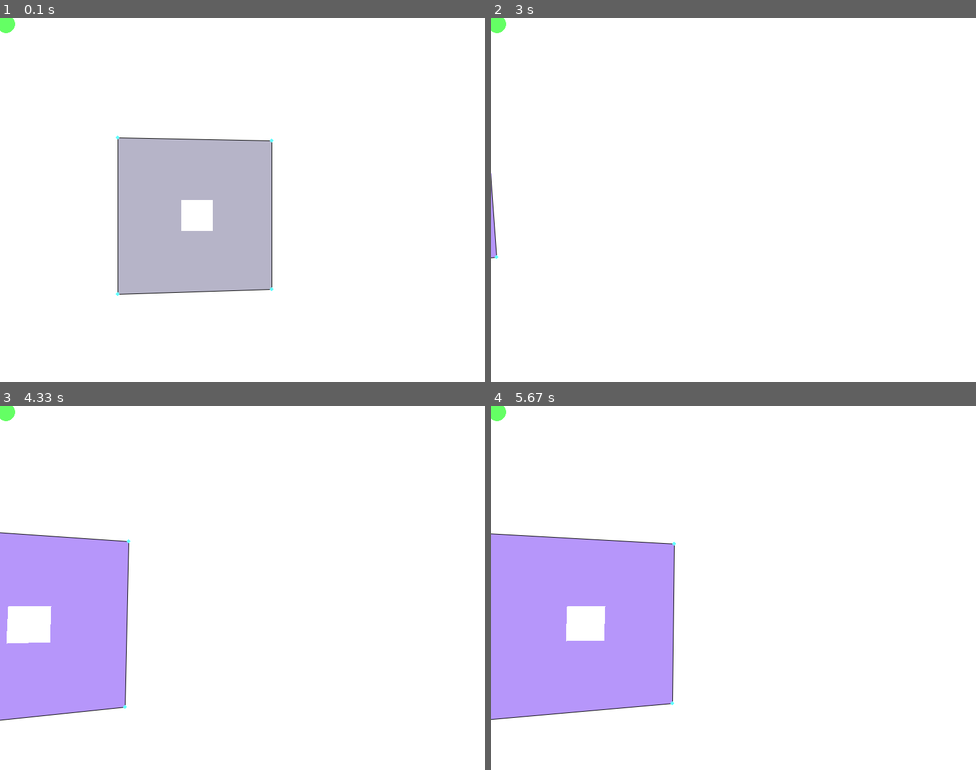
Above: before the commit, frames 1-4 (two rows, left to right).
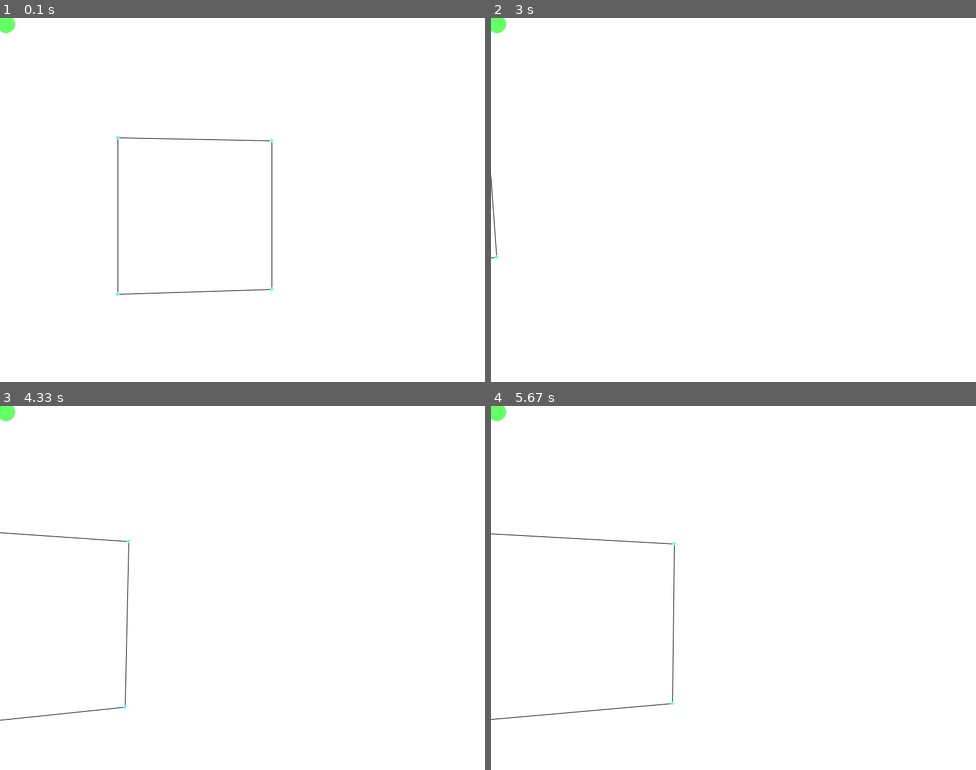
Above: after the commit, the same moments.

Repository: qsorix/draw-3d
Game: pygame game, started from main.py
Same seed, same stepped clock (60 frames per second), same inputs: the game is played once before the commit and once after it.
Inputs (mouse positions are in pixels of both pictures, inside the frame that each line leads up to):
- Up to frame 1 (0.1 s): no input
- Up to frame 2 (3 s): tap Space at 0.33 s; click (733, 221) at 0.72 s; hold Right 1-1.47 s; hold D 1-1.47 s; move the mouse to (617, 203) at 1.03 s; hold Right 1.83-2.3 s; hold D 1.83-2.3 s; move the mouse to (806, 72) at 1.87 s; hold Left 2.33-2.87 s; hold A 2.33-2.87 s; move the mouse to (791, 232) at 2.37 s; hold Down from 2.9 s (still down); hold S from 2.9 s (still down); move the mouse to (743, 76) at 2.93 s
- Up to frame 3 (4.33 s): release Down at 3.2 s; release S at 3.2 s; hold Left 3.23-3.63 s; hold A 3.23-3.63 s; move the mouse to (67, 577) at 3.27 s; hold Up 3.67-4.03 s; hold W 3.67-4.03 s; move the mouse to (247, 624) at 3.7 s; hold Right from 4.07 s (still down); hold D from 4.07 s (still down); move the mouse to (227, 526) at 4.1 s
- Up to frame 4 (5.67 s): release Right at 4.7 s; release D at 4.7 s; hold Left 5.13-5.6 s; hold A 5.13-5.6 s; move the mouse to (655, 467) at 5.17 s; hold Right from 5.63 s (still down); hold D from 5.63 s (still down)

The runs differ from the first frame. In frame 1, 13% of the frame differs, in the area x 24-56%, y 33-76%; in frame 2, 0.1%; in frame 3, 12%; in frame 4, 17%, in the area x 0-38%, y 35-87%.

Commit message:
Remove old code that tried to create walls, and introduce arrangement in place. not enabled yet

Diff:
--- a/main.py
+++ b/main.py
@@ -142,9 +142,6 @@
         self.add_segment(S(P(10,  0, 0), P(10, 10, 0)))
         self.add_segment(S(P(10, 10, 0), P( 0, 10, 0)))
         self.add_segment(S(P( 0, 10, 0), P( 0,  0, 0)))
-
-        self.walls[0].add_hole([P(4, 4, 0), P(4, 6, 0),
-                                P(6, 6, 0), P(6, 4, 0)])
 
         #put_cube(self.segments, self.walls, 40, 0, 40, 20, red)
         # put_cube(self.segments, self.walls, 40, 0, 40, 20, red)
--- a/project.py
+++ b/project.py
@@ -2,112 +2,52 @@
 import funcs
 import math
 
-def _totuple(p):
-    return (p.x, p.y, p.z)
-
-def _vertexes_are_on_the_same_plane(v1, v2, v3, plane_normal):
-    """Check 3 points agains a given plane. Since it is used in DFS, we only
-    care about true negatives. Initially some inputs are None and this is
-    normal, DFS should continue so it returns True."""
-
-    if not v1 or not v2 or not v3:
-        return True, plane_normal
-
-    vector1 = funcs.vector_from_to(v1.point, v2.point)
-    vector2 = funcs.vector_from_to(v2.point, v3.point)
-
-    normal = funcs.unit(funcs.cross(vector1, vector2))
-    if normal.is_zero():
-        # points lie on the same line, so they do belong to a single plane, so
-        # let's continue
-        return True, plane_normal
-
-    if not plane_normal:
-        return True, normal
-
-    #print ("Plane_normal: ", plane_normal)
-    #print ("Normal:       ", normal)
-
-    nc = funcs.cross(plane_normal, normal)
-    return nc.is_zero(), plane_normal
-
-def clockwise_sorted(parent, nodes, plane_normal):
-    if len(nodes) <= 1:
-        return nodes
-
-    plane_normal = funcs.Vector(1.12, 2.23, 3.34)
-
-    vector_on_the_plane = funcs.Vector(plane_normal.z,
-                                       plane_normal.x,
-                                       plane_normal.y)
-
-    def nodes_angle(node):
-        projected = funcs.vector_plane_projection(
-            funcs.vector_from_to(parent.point, node.point),
-            funcs.Plane(plane_normal, parent))
-
-        x = funcs.vector_vector_projection(projected, vector_on_the_plane)
-        y = funcs.sub_vectors(projected, x)
-        # in x and y only one direction is non-zero, but i don't know which, so
-        # i sum them up...
-        return math.atan2(x.x+x.y+x.z,
-                          y.x+y.y+y.z)
-
-    return sorted(nodes, key=nodes_angle)
-
-class Backtrack(Exception):
-    def __init__(self, node):
-        self.node = node
-
-def _dfs_fcp_impl(node, plane_normal, cycle, results):
-    for nbr in clockwise_sorted(node, node.neighbors, plane_normal):
-        if nbr == cycle[-2]:
-            continue
-
-        if nbr == cycle[0]:
-            return True
-
-        if nbr in cycle:
-            raise Backtrack(nbr)
-
-        normal = None
-        if len(cycle) >= 2:
-            same_plane, normal = _vertexes_are_on_the_same_plane(cycle[-2],
-                                                                 cycle[-1], nbr,
-                                                                 plane_normal)
-
-            if not same_plane:
-                continue
-
-        cycle.append(nbr)
-        try:
-            found = _dfs_fcp_impl(nbr, normal, cycle, results)
-            if found:
-                results.append(cycle.copy())
-                if plane_normal:
-                    return True
-        except Backtrack as btr:
-            if btr.node != nbr:
-                cycle.pop()
-                raise
-        cycle.pop()
-
-    return False
-
-def _dfs_find_cycle_on_plane(va, vb):
-    cycle = [va, vb]
-    results = []
-    try:
-        _dfs_fcp_impl(vb, None, cycle, results)
-    except Backtrack:
-        pass
-    return results
+from arrangement import Arrangement
+
+def arrangement_on_a_wall(proj):
+    wall = None
+    for w in proj.walls:
+        if w.active:
+            wall = w
+            break
+    if not wall:
+        return
+
+    plane = wall.plane()
+
+    arr = Arrangement(plane)
+
+    for s in proj.segments:
+        if funcs.segment_lies_on_plane(s, plane):
+            s.active = True
+            arr.add_segment(s)
+        else:
+            s.active = False
+
+    wall.active = False
+    print ("Found faces: ", arr.faces)
+
+    proj.walls[:] = []
+    for f in arr.faces:
+        points = []
+        for v in f.hedge.cycle_vertices():
+            points.append(v.point)
+
+        w = Wall(points)
+
+        for hole in f.inner_ccbs:
+            points = []
+            for v in hole.cycle_vertices():
+                points.append(v.point)
+            if len(points) > 2:
+                w.add_hole(points)
+
+        proj.walls.append(w)
 
 class Vertex:
     def __init__(self, point):
         self.point = point
         self.neighbors = set()
-        self.dfs_mark = 0
 
     def __repr__(self):
         return "Vertex{}".format(self.point)
@@ -143,30 +83,8 @@
         v1.add_neighbor(v2)
         v2.add_neighbor(v1)
 
-    def create_wall_from_cycle(self, cycle):
-        points = []
-        for v in cycle:
-            points.append(v.point)
-
-        new_points = sorted(points, key=_totuple)
-
-        for w in self.walls:
-            walls_points = sorted(w.vertices, key=_totuple)
-            if new_points == walls_points:
-                # such wall exists already
-                return
-
-        print ("Adding a wall on ", points)
-        self.walls.append(Wall(points))
-
     def try_spawning_walls(self, va, vb):
-        for v in self.vertices:
-            v.dfs_mark = 0
-
-        cycles = _dfs_find_cycle_on_plane(va, vb)
-        for cycle in cycles:
-            self.create_wall_from_cycle(cycle)
-            break
+        pass
 
     def _split_segment(self, segment, vertex):
         """split segment by adding a vertex in the middle"""
--- a/tests/test_project_sorting_vertices_clockwise.py
+++ /dev/null
@@ -1,23 +0,0 @@
-import project
-from objects import S
-from funcs import P
-from nose.tools import assert_equals
-from funcs import Vector as V
-
-def test_clockwise_sorted():
-    p = project.Project()
-    center = p.add_vertex(P(0, 0, 0))
-    p1 = p.add_vertex(P(1, 0, 0))
-    p2 = p.add_vertex(P(1, 1, 0))
-    p3 = p.add_vertex(P(0, 1, 0))
-    p4 = p.add_vertex(P(-1, 1, 0))
-    p5 = p.add_vertex(P(-1, 0, 0))
-    p6 = p.add_vertex(P(-1, -1, 0))
-    p7 = p.add_vertex(P(0, -1, 0))
-    p8 = p.add_vertex(P(1, -1, 0))
-
-    randomized = [p3, p5, p2, p6, p1, p4, p8, p7]
-    expected = [p6, p5, p4, p3, p2, p1, p8, p7]
-    result = project.clockwise_sorted(center, randomized, V(0, 0, 1))
-
-    assert_equals (result, expected)
--- a/tools/select.py
+++ b/tools/select.py
@@ -1,51 +1,7 @@
 from tools import Tool
 import pygame
 from colors import *
-from objects import S, Wall
 import funcs
-from funcs import P
-from arrangement import Arrangement
-
-def arrangement_on_a_wall(proj):
-    wall = None
-    for w in proj.walls:
-        if w.active:
-            wall = w
-            break
-    if not wall:
-        return
-
-    plane = wall.plane()
-
-    arr = Arrangement(plane)
-
-    for s in proj.segments:
-        if funcs.segment_lies_on_plane(s, plane):
-            s.active = True
-            arr.add_segment(s)
-        else:
-            s.active = False
-
-    wall.active = False
-    print ("Found faces: ", arr.faces)
-
-    proj.walls[:] = []
-    for f in arr.faces:
-        points = []
-        for v in f.hedge.cycle_vertices():
-            points.append(v.point)
-
-        w = Wall(points)
-
-        for hole in f.inner_ccbs:
-            points = []
-            for v in hole.cycle_vertices():
-                points.append(v.point)
-            if len(points) > 2:
-                w.add_hole(points)
-
-        proj.walls.append(w)
-
 
 class ToolSelect(Tool):
     def reset(self):
@@ -54,10 +10,6 @@
 
     def activate(self):
         pygame.mouse.set_cursor((16, 19), (0, 0), (128, 0, 192, 0, 160, 0, 144, 0, 136, 0, 132, 0, 130, 0, 129, 0, 128, …(265 unchanged characters)…
-
-    def keyDown(self, key):
-        if key == pygame.K_F1:
-            arrangement_on_a_wall(self.wnd.project)
 
     def mouseMotion(self, buttons, pos, rel):
         if self.rect_start:
